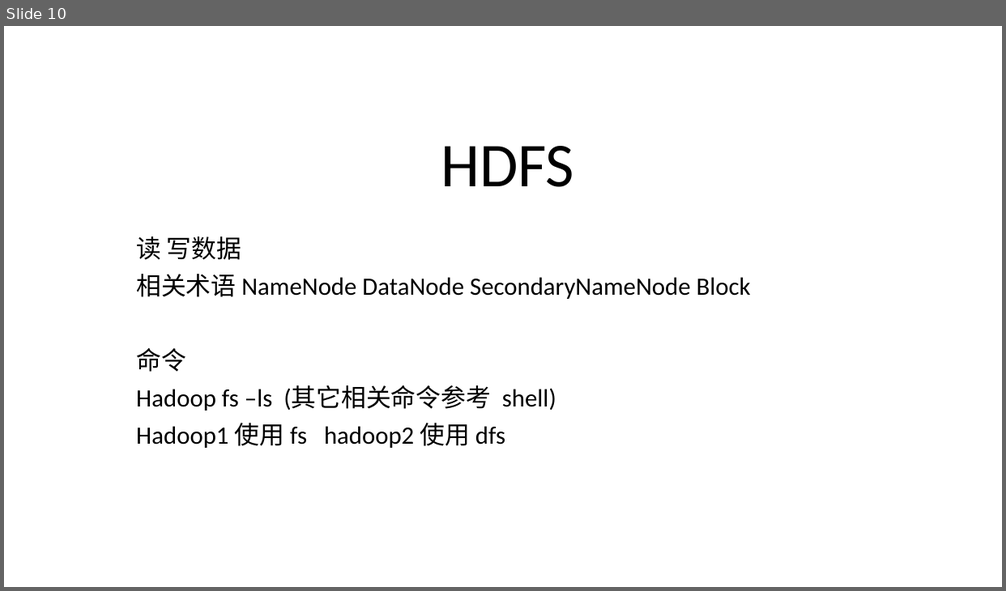
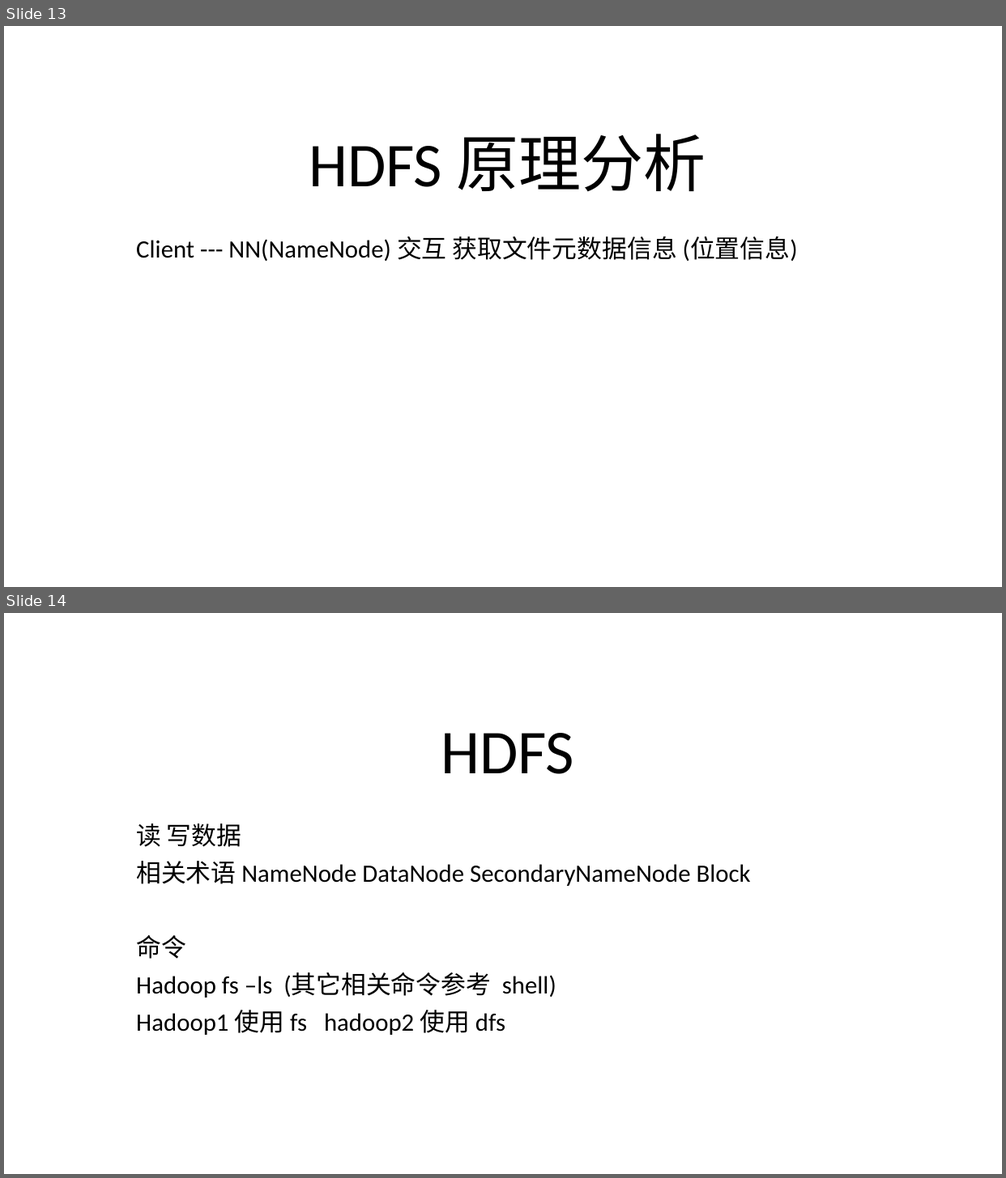
Before and after one commit to airdive/linux-1, a slide deck: data/hadoop2体系/大数据.pptx. Shown one above the other, each under a label of ours: slide 10 before the commit, slides 13 and 14 after it. The pictures are 1006x591 and 1006x1178 pixels, drawn with LibreOffice and Linux fonts; fonts in the diff are those of the drawing; background and template pictures are left out. Boxes give left, top, right and bottom in pixels: in the first picture for what was removed or moved away, otherwise in the second. Text is boxed around its words. In the diff, an @@ line names an element or a change of style, - is before the commit and + after.

```diff
--- a/data/hadoop2体系/大数据.pptx
+++ b/data/hadoop2体系/大数据.pptx
@@ slide 13 added at bbox=[4, 26, 1002, 587], background picture (left out) @@
@@ title added at bbox=[309, 134, 706, 192], 60 pt, text #000000 @@
+HDFS 原理分析
@@ subtitle added at bbox=[136, 237, 798, 261], 24 pt, text #000000 @@
+Client --- NN(NameNode) 交互 获取文件元数据信息 (位置信息)
@@ what was slide 10 is now slide 14 @@
```
Also in this commit, not shown: 1 slide changed, 3 other slides added, 3 other files.
